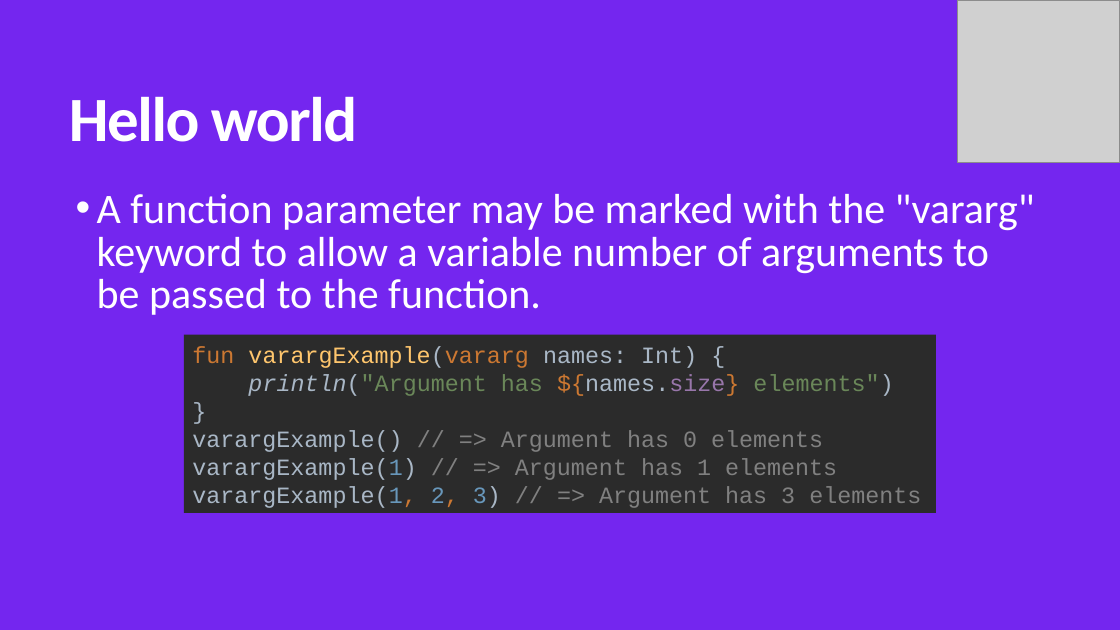
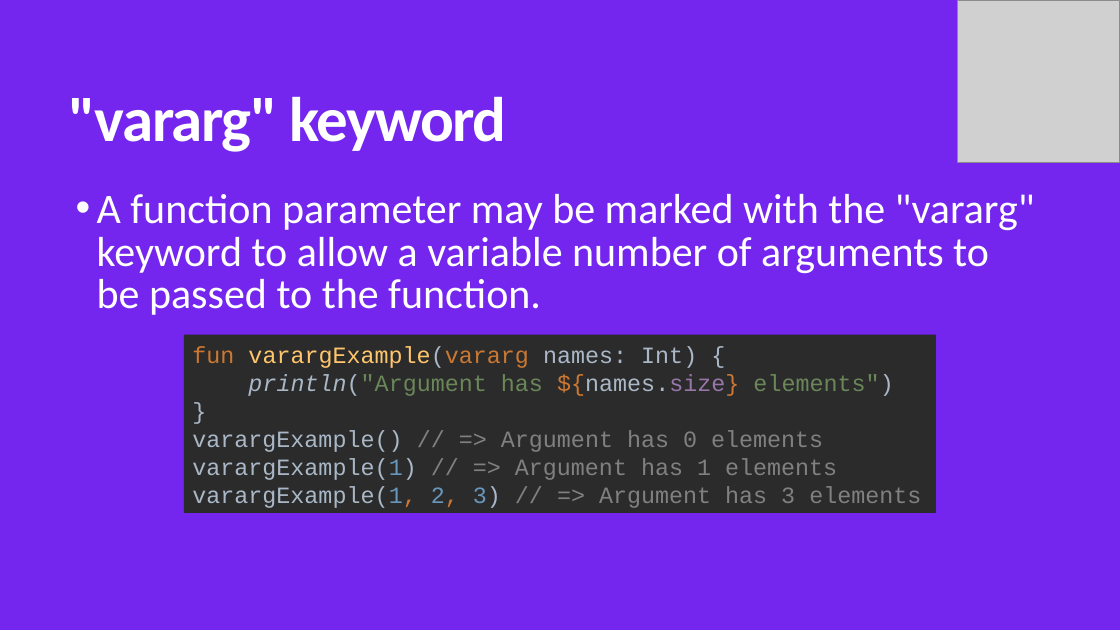
Before and after one commit to MohamedWael/Kotlin-crash-course, a slide deck: slide 30 of kotlin_intro.pptx (slide 29 before the commit). Drawn at 1120x630 pixels with LibreOffice and Linux fonts; fonts in the diff are those of the drawing; grey boxes stand for pictures. Boxes give left, top, right and bottom in pixels: in the first picture for what was removed or moved away, otherwise in the second. Text is boxed around its words. In the diff, an @@ line names an element or a change of style, - is before the commit and + after.

```diff
--- a/kotlin_intro.pptx
+++ b/kotlin_intro.pptx
@@ title at (69,96,506,152): text changed @@
-Hello world
+"vararg" keyword
```
Also in this commit, not shown: 15 other slides changed, 29 slides added, 1 slide removed, 1 other file.
